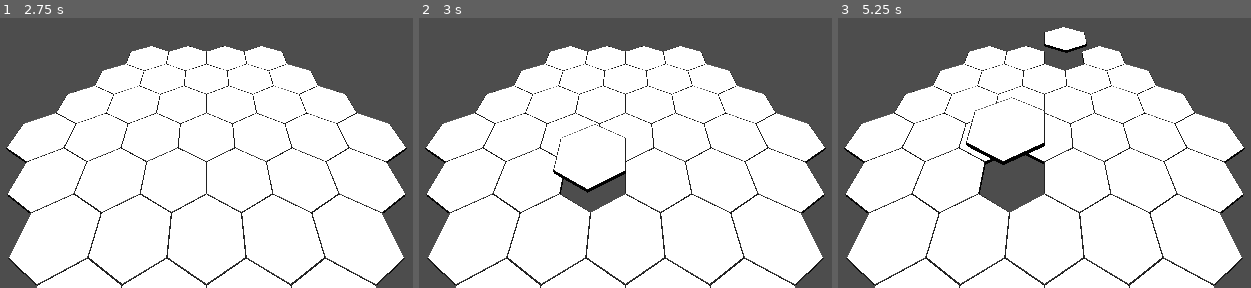
Above: before the commit, frames 1-3 (left to right).
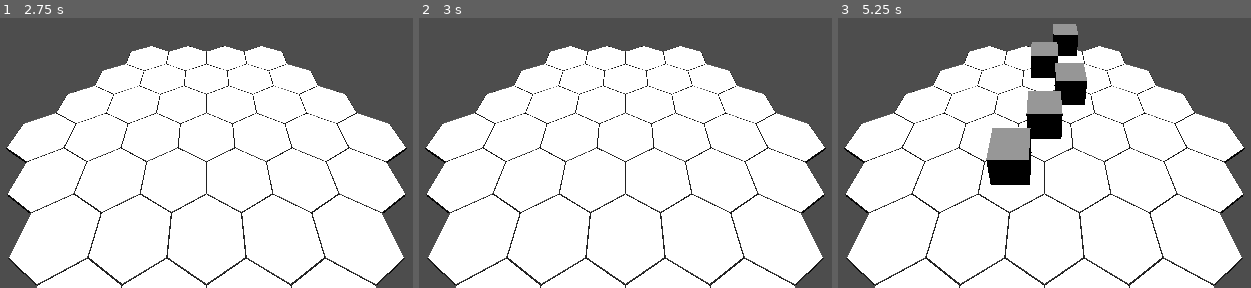
Above: after the commit, the same moments.

Repository: ppenderg/train-game
Game: Godot game, scene res://main.tscn
Same seed, same stepped clock (60 frames per second), same inputs: the game is played once before the commit and once after it.
Inputs (mouse positions are in pixels of both pictures, inside the frame that each line leads up to):
- Up to frame 1 (2.75 s): tap Enter at 0.5, 2 s; move the mouse to (384, 42) at 0.52 s; click (384, 42) at 0.67 s; tap Space at 1.25 s; move the mouse to (45, 85) at 1.27 s; click (45, 85) at 1.42 s; move the mouse to (outside the picture) at 2.02 s; click (outside the picture) at 2.17 s
- Up to frame 2 (3 s): tap Space at 2.75 s; move the mouse to (584, 153) at 2.77 s; click (584, 153) at 2.92 s
- Up to frame 3 (5.25 s): tap Enter at 3.5 s; move the mouse to (outside the picture) at 3.52 s; click (outside the picture) at 3.67 s; tap Space at 4.25 s; move the mouse to (outside the picture) at 4.27 s; click (outside the picture) at 4.42 s; move the mouse to (1085, 63) at 5.02 s; click (1085, 63) at 5.17 s

Frame 1 is identical in both runs. In frame 2, 1.5% of the frame differs, in the area x 32-51%, y 39-73%; in frame 3, 8.1%, in the area x 30-61%, y 2-90%.
Error before the commit: Invalid access to property or key '(-0.25,0)' on a base object of type 'Dictionary'. (res://hex_map.gd:63)

Commit message:
Fixed cubic_round

Diff:
--- /dev/null
+++ b/cube_mesh.tscn
@@ -0,0 +1,6 @@
+[gd_scene load_steps=2 format=3 uid="uid://dh4622vls52a5"]
+
+[sub_resource type="BoxMesh" id="BoxMesh_pcmt2"]
+
+[node name="MeshInstance3D" type="MeshInstance3D"]
+mesh = SubResource("BoxMesh_pcmt2")
--- a/cubic.gd
+++ b/cubic.gd
@@ -12,21 +12,26 @@
 
 
 # Static Functions
-static func create(q, r, s) -> Cubic:
+static func create(q0, r0, s0) -> Cubic:
 	var instance = Cubic.new();
-	instance.q = q;
-	instance.r = r;
-	instance.s = s;
+	instance.q = q0;
+	instance.r = r0;
+	instance.s = s0;
 	return instance;
+
 static func cubic_add(a, b):
 	return Cubic.create(a.q+b.q, a.r+b.r, a.s+b.s);
+
 static func cubic_subtract(a, b):
 	return Cubic.create(a.q-b.q, a.r-b.r, a.s-b.s);
+
 static func cubic_distance(a, b):
 	var vec = cubic_subtract(a, b)
 	return max(abs(vec.q), abs(vec.r), abs(vec.s));
+
 static func cubic_lerp(a: Cubic, b:Cubic, t) -> Cubic:
 	return Cubic.create(lerp(a.q, b.q, t), lerp(a.r, b.r, t), lerp(a.s, b.s, t));
+
 static func cubic_linedraw(a: Cubic, b: Cubic):
 	var N = cubic_distance(a, b)
 	var results = []
@@ -40,6 +45,10 @@
 	var r1 = round(r)
 	var s1 = round(s)
 
+	if q1 == -0: q1 = 0
+	if r1 == -0: r1 = 0
+	if s1 == -0: s1 = 0
+
 	var q_diff = abs(q1-q)
 	var r_diff = abs(r1-r)
 	var s_diff = abs(s1-s)
@@ -50,9 +59,9 @@
 	elif r_diff > s_diff:
 		r1 = -q1-s1
 	else:
-		s = -q-r
+		s1 = -q-r
 
-	return Cubic.create(q, r, s)
+	return Cubic.create(q1, r1, s1)
 
 
 # Methods
--- a/hex_map.gd
+++ b/hex_map.gd
@@ -3,6 +3,7 @@
 
 
 @export var hex_tile: PackedScene;
+@export var cube_mesh: PackedScene;
 
 @export var radius:= 1;
 
@@ -60,7 +61,13 @@
 		print("Distance: ", Cubic.cubic_distance(a, b))
 		var path = Cubic.cubic_linedraw(a, b)
 		for node in path:
-			map[node.to_axial().to_string()].position.y += 1
+			print(node);
+			var instance = cube_mesh.instantiate()
+			instance.position = map[node.to_axial().to_string()].position
+			instance.position.y += 1
+			add_child(instance);
+			# map[node.to_axial().to_string()].position.y += 1
+
 
 
 
--- a/hex_map.tscn
+++ b/hex_map.tscn
@@ -1,10 +1,12 @@
-[gd_scene load_steps=3 format=3 uid="uid://c5mil72penduw"]
+[gd_scene load_steps=4 format=3 uid="uid://c5mil72penduw"]
 
 [ext_resource type="Script" path="res://hex_map.gd" id="1_b4or1"]
 [ext_resource type="PackedScene" uid="uid://da3mdhwc2b3a8" path="res://hex_tile.tscn" id="2_82q2j"]
+[ext_resource type="PackedScene" uid="uid://dh4622vls52a5" path="res://cube_mesh.tscn" id="3_34454"]
 
 [node name="HexMap" type="Node3D"]
 script = ExtResource("1_b4or1")
 hex_tile = ExtResource("2_82q2j")
+cube_mesh = ExtResource("3_34454")
 
 [node name="Tiles" type="Node" parent="."]
--- a/hex_tile.gd
+++ b/hex_tile.gd
@@ -10,21 +10,9 @@
 var y = 0
 
 
-# Called when the node enters the scene tree for the first time.
-func _ready() -> void:
-	pass # Replace with function body.
-
-
-# Called every frame. 'delta' is the elapsed time since the previous frame.
-func _process(delta: float) -> void:
-	pass
-
-
-
-
-func _on_area_3d_input_event(camera: Node, event: InputEvent, event_position: Vector3, normal: Vector3, shape_idx: int) -> void:
+func _on_area_3d_input_event(_camera: Node, event: InputEvent, _event_position: Vector3, _normal: Vector3, _shape_idx: int) -> void:
 	if event is InputEventMouseButton && event.pressed && event.button_index == 1:
-		set_y(10+y)
+		# set_y(10+y)
 		clicked.emit(self)
 		print("Hello!")
 
@@ -33,9 +21,9 @@
 	axial.q = q;
 	axial.r = r;
 
-func set_axial_vector(position: Vector2):
-	axial.q = position.x;
-	axial.r = position.y
+func set_axial_vector(vec: Vector2):
+	axial.q = vec.x;
+	axial.r = vec.y
 
 func get_axial():
 	return axial;
